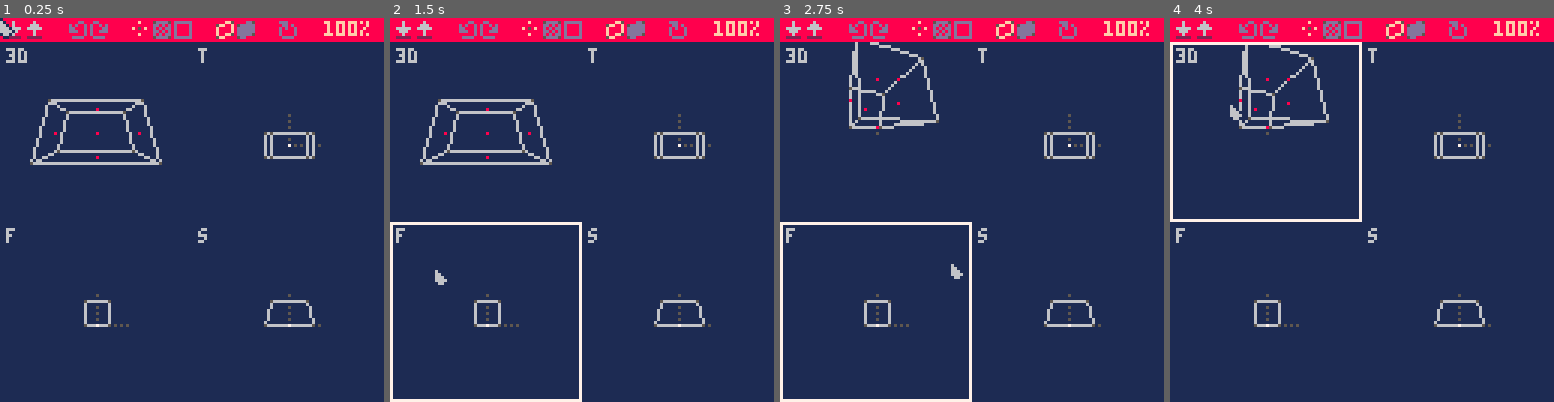
Above: before the commit, frames 1-4 (left to right).
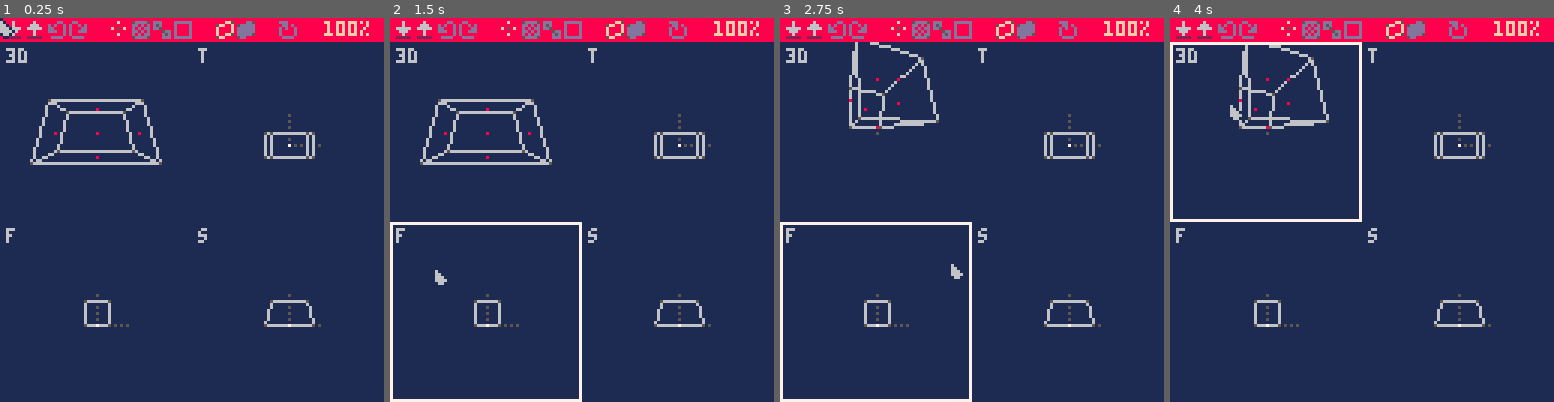
Above: after the commit, the same moments.

Repository: yourykiki/pico8
Game: PICO-8 cartridge mdl_edit.p8
Two runs of this game, one before a commit and one after it. Both use one fixed random seed, a clock stepped at 60 frames per second and the inputs below.
Inputs (mouse positions are in pixels of both pictures, inside the frame that each line leads up to):
- Up to frame 1 (0.25 s): no input
- Up to frame 2 (1.5 s): tap X (X key) at 0.33, 1.07 s; click (670, 121) at 0.67 s; tap O (Z key) at 0.7 s; click (436, 267) at 1.22 s
- Up to frame 3 (2.75 s): hold Right 1.6-2.1 s; tap O (Z key) at 1.7, 2.1, 2.5 s; click (887, 114) at 1.77 s; tap X (X key) at 1.85 s; hold Up 2.15-2.42 s; click (952, 259) at 2.32 s; hold Right from 2.47 s (still down)
- Up to frame 4 (4 s): click (1404, 106) at 2.87 s; tap O (Z key) at 2.9, 3.3, 3.7 s; tap X (X key) at 2.97 s; release Right at 3.03 s; hold Left 3.08-3.58 s; click (1465, 256) at 3.42 s; hold Down 3.63-3.97 s; click (1231, 102) at 3.97 s

The runs differ from the first frame. In frame 1, 0.6% of the frame differs, in the area x 12-45%, y 0-6%; in frame 2, 0.6%; in frame 3, 0.6%; in frame 4, 0.6%.

Commit message:
add node tool

Diff:
--- a/mdl_edit.p8
+++ b/mdl_edit.p8
@@ -10,12 +10,15 @@
 
 -- c_3d on a sphere look at 0,0,0
 -- or moving camera
+-- token war ----------------
+-- local view=c_3d.view
+-- view.tw,view.th=64,60
 
 local c_top,c_side,c_front,c_3d,
  mdl,mrk_mdl,c_current,ivrtx,
  toolb,modal,ctx_mnu,pmb,colpick,
  inearvrtx,inearnormal,selface,
- newface
+ newelt,selnode
 local top,sid,fro,normals,
  normcnt,lastcol,mdlstate,
  istate,rotcapt=
@@ -30,17 +33,16 @@
 local updstate,
  us_noselect,
  us_select,
- us_editvrtx,
- us_editface,
- us_addface=0,0,1,2,3,4
+ us_edit,
+ us_add=0,0,1,2,3
 
 local mousemode,
  mm_point,
  mm_drag,
  drag_orig=0,0,1
 
-local ed_vrtx,ed_face,ed_capt=
- "vrtx","face","capt"
+local ed_vrtx,ed_face,ed_capt,ed_node=
+ "vrtx","face","capt","node"
 local ed_tool={name=ed_vrtx}
 
 local render,
@@ -94,29 +96,39 @@
    end
  }
 }
-local addfac_mnu={
- { caption="add face",
-   onclick=function()
-    newface={}
-    updstate=us_addface
-   end
+function getaddmnu(lbl)
+ return {
+  { caption="add "..lbl,
+    onclick=function()
+     newelt={}
+     updstate=us_add
+    end
+  }
  }
-}
-local endfac_mnu={
- { caption="accept face",
-   onclick=function()
-    add_face()
-    updstate=us_noselect
-    pushmodel(mdl)
-   end
- },
- { caption="cancel",
-   onclick=function()
-    newface=nil
-    updstate=us_noselect
-   end
+end
+function getendmnu(lbl)
+ local add_elt
+ if lbl=="face" then
+  add_elt=add_face
+ else
+  add_elt=add_node
+ end
+ return {
+  { caption="accept "..lbl,
+    onclick=function()
+     add_elt()
+     updstate=us_noselect
+     pushmodel(mdl)
+    end
+  },
+  { caption="cancel",
+    onclick=function()
+     newelt=nil
+     updstate=us_noselect
+    end
+  }
  }
-}
+end
 
 function _init()
  -- devkit mode
@@ -236,6 +248,9 @@
    end
    selface=_selface
   end,
+  selectnode=function(self)
+   --todo
+  end,
   vinsel=function(self,v)
    local sel,vx,vy=self.sel,
     v[1],v[2]
@@ -333,6 +348,7 @@
 end
 
 function init_toolbar()
+ local noop={icon=6,onclick=function()end}
  return {
   actions={
    {icon=1,
@@ -348,7 +364,6 @@
      export(mdl)
     end
    },
-   {icon=6,onclick=noop},
    {icon=9,
     onclick=function()
      if #mdlstate>1 then
@@ -371,7 +386,7 @@
      return istate<#mdlstate
     end
    },
-   {icon=6,onclick=noop},
+   noop,
    {icon=3,
     onclick=function()
      ed_tool.name=ed_vrtx
@@ -392,6 +407,16 @@
      return ed_tool.name==ed_face
     end
    },
+   {icon=12,
+    onclick=function()
+     ed_tool.name=ed_node
+     ed_tool.update=update_node
+     reset_tool()
+    end,
+    tgl=function()
+     return ed_tool.name==ed_node
+    end
+   },
    {icon=5,
     onclick=function()
      ed_tool.name=ed_capt
@@ -402,7 +427,7 @@
      return ed_tool.name==ed_capt
     end
    },
-   {icon=6,onclick=noop},
+   noop,
    {icon=7,
     onclick=function()
      render=r_wire
@@ -419,7 +444,7 @@
      return render==r_flat
     end
    },
-   {icon=6,onclick=noop},
+   noop,
    {icon=11,
     onclick=function()
      rotcapt=not rotcapt
@@ -737,13 +762,13 @@
 
    -- check if vrtx selected
    if #ivrtx>0 then
-    updstate=us_editvrtx
+    updstate=us_edit
    else
     updstate=us_noselect
    end
   end
 
- elseif updstate==us_editvrtx then
+ elseif updstate==us_edit then
   local nearsel=c_current:nearselvrtx(mx,my)
   if mousemode==mm_point then
    update_focus(mx,my)
@@ -818,7 +843,7 @@
    c_current:startselect(mx,my)
    updstate=us_select
   elseif m_pressed(mb,2) and not ctx_mnu then
-   ctx_mnu=init_context_mnu(mx,my,addfac_mnu)
+   ctx_mnu=init_context_mnu(mx,my,getaddmnu"face")
   end
 
  elseif updstate==us_select then
@@ -830,27 +855,28 @@
 
    -- check if face selected
 	  if selface and #selface>0 then
-	   updstate=us_editface
+	   updstate=us_edit
 	   update_colpick()
 	  else
     updstate=us_noselect
    end
   end
-	elseif updstate==us_editface then
+ elseif updstate==us_edit then
   update_focus(mx,my)
-	 -- color handled by color picker
-	 if m_pressed(mb,1) then
-	  updstate=us_noselect
-	 end
-	elseif updstate==us_addface then
+  -- color handled by color picker
+  if m_pressed(mb,1) then
+   updstate=us_noselect
+  end
+ elseif updstate==us_add then
   --
   c_current:near_vrtx(mx,my)
   if m_pressed(mb,1) then
-   add(newface,inearvrtx)
+   add(newelt,inearvrtx)
   elseif m_pressed(mb,2) and not ctx_mnu then
-   ctx_mnu=init_context_mnu(mx,my,endfac_mnu)
-	 end
-	end
+   ctx_mnu=init_context_mnu(mx,my,
+    getendmnu"face")
+  end
+ end
 end
 
 function update_colpick()
@@ -861,10 +887,56 @@
 end
 
 function update_capt(mx,my,mb,dw)
+ update_focus(mx,my)
  if (rotcapt) c_3d.ang+=0.005
 
  local view=c_3d.view
- view.tw,view.th=128,120
+ view.tw,view.th=129,121
+end
+
+function update_node(mx,my,mb,dw)
+ local view=c_3d.view
+ view.tw,view.th=64,60
+
+ if updstate==us_noselect then
+  update_focus(mx,my)
+
+  if mb&1==1 then
+   -- store mx,my start
+   c_current:startselect(mx,my)
+   updstate=us_select
+  elseif m_pressed(mb,2) and not ctx_mnu then
+   ctx_mnu=init_context_mnu(mx,my,getaddmnu"node")
+  end
+ elseif updstate==us_select then
+  c_current:updselect(mx,my)
+  if mb&1==0 then
+   -- store mx,my end
+   c_current:endselect()
+   c_current:selectnode()
+
+   -- check if node selected
+	  if selnode and #selnode>0 then
+	   updstate=us_edit
+	  else
+    updstate=us_noselect
+   end
+  end
+ elseif updstate==us_edit then
+  update_focus(mx,my)
+  if m_pressed(mb,1) then
+   updstate=us_noselect
+  end
+ elseif updstate==us_add then
+  --near face
+  c_current:near_normals(mx,my)
+  if m_pressed(mb,1) then
+   add(newelt,inearnormal)
+  elseif m_pressed(mb,2) and not ctx_mnu then
+   ctx_mnu=init_context_mnu(mx,my,
+    getendmnu"node")
+  end
+ end
 end
 
 function _draw()
@@ -902,7 +974,8 @@
  add_all(vrtx,mdl.vrtx)
  add_all(_normcnt,normcnt)
 
- local iscam3d=cam.name=="3d"
+ local iscam3d,toolname=
+  cam.name=="3d",ed_tool.name
  -- draw model
  if iscam3d then
   -- world transform
@@ -947,7 +1020,7 @@
   pnormals=_normcnt
   cam.p_normcnt=pnormals
 
-  if ed_tool.name~=ed_capt then
+  if toolname~=ed_capt then
    draw_circ({pnormals[inearnormal]},15)
    if selface then
     for v in all(selface) do
@@ -958,7 +1031,9 @@
    draw_selected_vrtx(vrtx,v_view)
    draw_visible_vrtx(vrtx,v_view,5)
    draw_visible_vrtx(pnormals,v_vwcnt,8)
-   draw_newface(vrtx)
+   if toolname==ed_face then
+    draw_newface(vrtx)
+   end
   end
  else
   -- 2d wire rendering
@@ -977,7 +1052,9 @@
   -- draw all vertex
   draw_points(vrtx,5)
   cam:draworig()
-  draw_newface(vrtx)
+  if toolname==ed_face then
+   draw_newface(vrtx)
+  end
  end
  --
  cam:drawsel()
@@ -989,12 +1066,10 @@
 end
 
 function draw_newface(vrtx)
- if (not newface) return
- print""
- print(#newface)
- local lv=vrtx[newface[#newface]]
- for i=1,#newface do
-  local v=vrtx[newface[i]]
+ if (not newelt) return
+ local lv=vrtx[newelt[#newelt]]
+ for i=1,#newelt do
+  local v=vrtx[newelt[i]]
   line(lv[1],lv[2],v[1],v[2],11)
   lv=v
  end
@@ -1083,8 +1158,8 @@
 function draw_polys(vispolys,vrtx)
 
  -- sorting visible poly
- --shellsort(vispolys)
- heap_sort(vispolys)
+ shellsort(vispolys)
+ --heap_sort(vispolys)
 
  --light
  local lgt={1,-1,0}
@@ -1354,48 +1429,48 @@
 
 -- morgan3d
 -- https://www.lexaloffle.com/bbs/?tid=2477
-function heap_sort(data)
- local n=#data
-
- for i=flr(n/2)+1,1,-1 do
-  local parent,value,m=i,data[i],i+i
-  local key=value.key
-
-  while m<=n do
-   if ((m<n) and (data[m+1].key>data[m].key)) m+=1
-   local mval=data[m]
-   if (key>mval.key) break
-   data[parent]=mval
-   parent=m
-   m+=m
-  end
-  data[parent]=value
- end
-
- for i=n,2,-1 do
-  local value = data[i]
-  data[i],data[1]=data[1],value
-
-  local parent,terminate,m=1,i-1,2
-  local key=value.key
-
-  while m<=terminate do
-   local mval=data[m]
-   local mkey=mval.key
-   if (m<terminate) and (data[m+1].key>mkey) then
-    m+=1
-    mval=data[m]
-    mkey=mval.key
-   end
-   if (key>mkey) break
-   data[parent]=mval
-   parent=m
-   m+=m
-  end
-
-  data[parent]=value
- end
-end
+--function heap_sort(data)
+-- local n=#data
+--
+-- for i=flr(n/2)+1,1,-1 do
+--  local parent,value,m=i,data[i],i+i
+--  local key=value.key
+--
+--  while m<=n do
+--   if ((m<n) and (data[m+1].key>data[m].key)) m+=1
+--   local mval=data[m]
+--   if (key>mval.key) break
+--   data[parent]=mval
+--   parent=m
+--   m+=m
+--  end
+--  data[parent]=value
+-- end
+--
+-- for i=n,2,-1 do
+--  local value = data[i]
+--  data[i],data[1]=data[1],value
+--
+--  local parent,terminate,m=1,i-1,2
+--  local key=value.key
+--
+--  while m<=terminate do
+--   local mval=data[m]
+--   local mkey=mval.key
+--   if (m<terminate) and (data[m+1].key>mkey) then
+--    m+=1
+--    mval=data[m]
+--    mkey=mval.key
+--   end
+--   if (key>mkey) break
+--   data[parent]=mval
+--   parent=m
+--   m+=m
+--  end
+--
+--  data[parent]=value
+-- end
+--end
 
 -->8
 --3d models
@@ -1425,7 +1500,8 @@
  return {
   vrtx=lvrtx,
   polys=lpolys,
-  walls=lwalls
+  walls=lwalls,
+  nodes={}
  }
 end
 
@@ -1460,7 +1536,6 @@
 end
 -->8
 -- utils @yourykiki
-function noop()end
 function add_all(a,b)
  for x in all(b) do
   add(a,x)
@@ -1770,9 +1845,14 @@
 end
 function add_face()
  local polys=mdl.polys
- add(polys,newface)
- add(newface,lastcol)
- newface=nil
+ add(polys,newelt)
+ add(newelt,lastcol)
+ newelt=nil
+end
+function add_node()
+ local nodes=mdl.nodes
+ add(nodes,newelt)
+ newelt=nil
 end
 
 -->8
Not shown, changed: 18 lines of the sprite sheet (__gfx__) section of mdl_edit.p8
